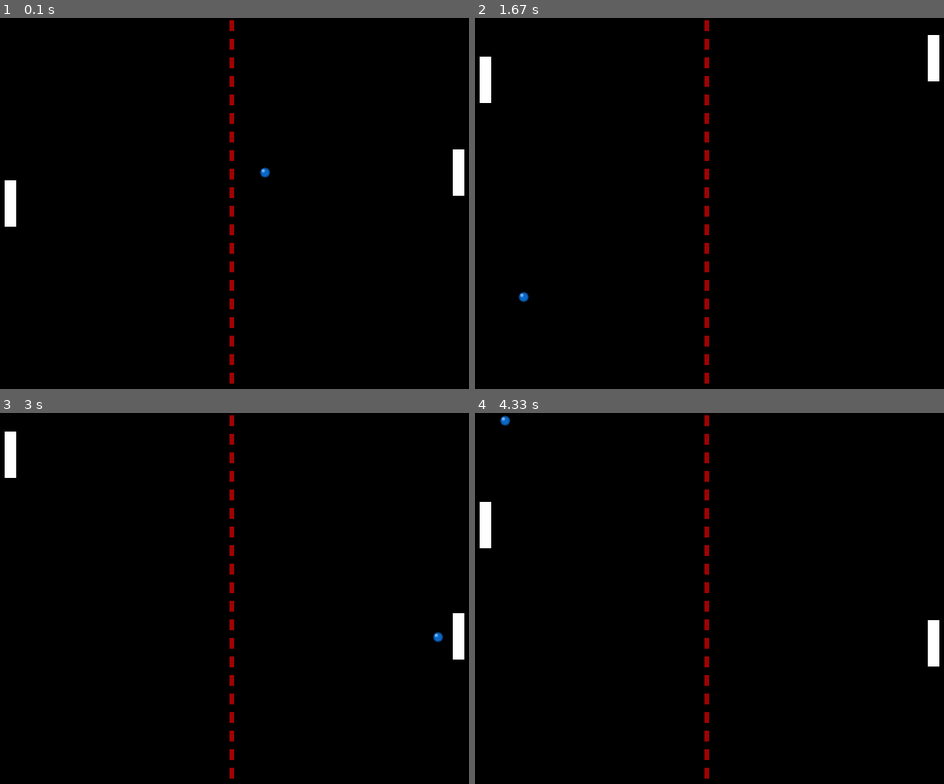
Above: before the commit, frames 1-4 (two rows, left to right).
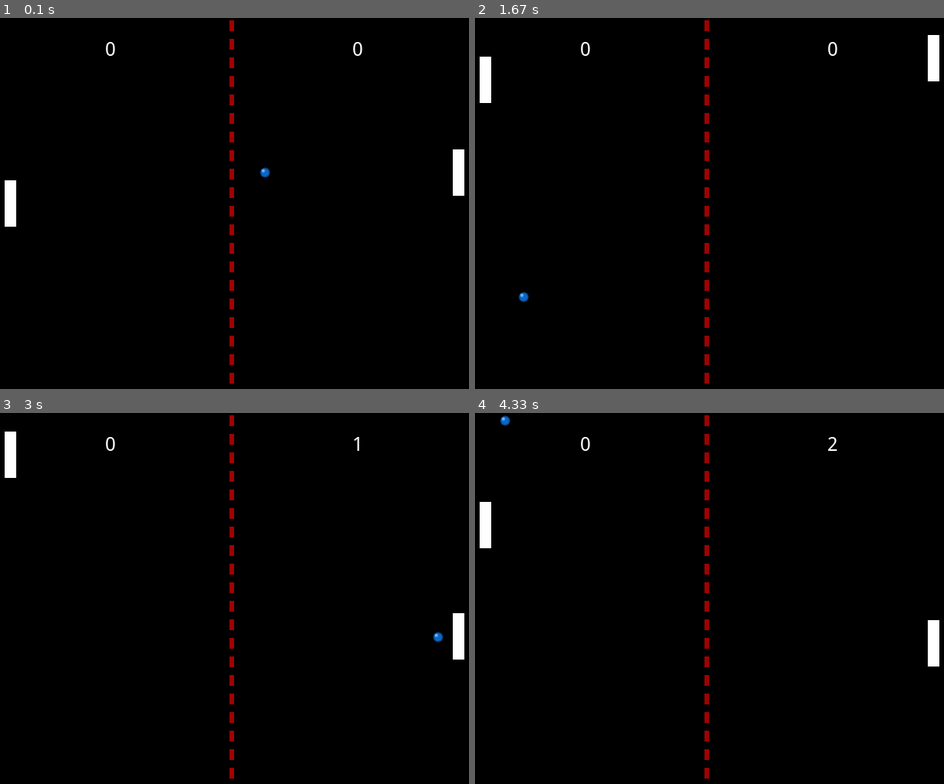
Above: after the commit, the same moments.

Repository: tulkas72/pygameProjs
Game: pygame game, started from gameObject.py
Same seed, same stepped clock (60 frames per second), same inputs: the game is played once before the commit and once after it.
Inputs:
- Up to frame 1 (0.1 s): no input
- Up to frame 2 (1.67 s): hold Up 0.33-0.8 s; hold Down 0.83-1.13 s; hold Up 1.17-1.53 s; hold Down from 1.57 s (still down)
- Up to frame 3 (3 s): release Down at 1.93 s; hold Up 1.97-2.27 s; hold Down 2.3-2.6 s; hold Up from 2.63 s (still down)
- Up to frame 4 (4.33 s): release Up at 3 s; hold Down 3.03-3.4 s; hold Up 3.43-3.73 s; hold Down 3.77-4.07 s; hold Up from 4.1 s (still down)

The runs differ from the first frame. In frame 1, less than 0.1% of the frame differs, in the area x 22-78%, y 6-11%; in frame 2, less than 0.1%; in frame 3, less than 0.1%; in frame 4, less than 0.1%.

Commit message:
Corregido error que hacía que no se mostrara la puntuación: screen.blit de los puntos estaba debajo de display.flip()

Diff:
--- a/gameObject.py
+++ b/gameObject.py
@@ -308,10 +308,11 @@
         screen.blit(bola.image, bola.rect)  # dibujar la bola
         screen.blit(pala_jug.image, pala_jug.rect)  # dibujar pala del jugador
         screen.blit(pala_cpu.image, pala_cpu.rect)  # dibujar pala de la cpu
-        pygame.display.flip()  # actualiza la pantalla para que se muestre la imagen
+
         # Ponemos los sprites del marcador ¿por qué la pelota pasa por debajo?
         screen.blit(p_jug, p_jug_rect)
         screen.blit(p_cpu, p_cpu_rect)
+        pygame.display.flip()  # actualiza la pantalla para que se muestre la imagen
     return 0
 
 
